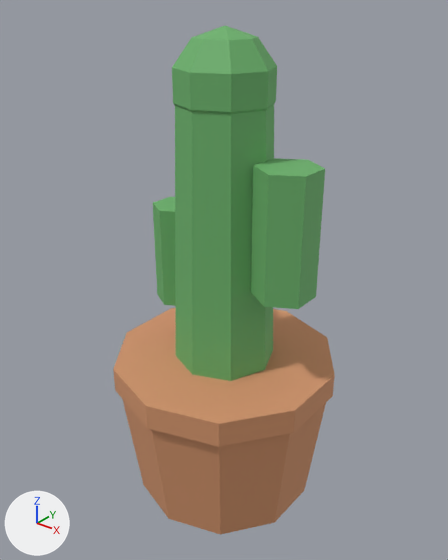
The glTF model assets/models/apartment/cactus_pot.glb, before and after one commit.
Camera for both pictures: a camera (50 mm lens) standing at (0.402, -0.504, 0.595) and looking at (-0.002, 0.001, 0.282). The lights are fixed; the arrows at lower left show +X, +Y and +Z. The first picture is the older version. Vertices at exactly the same position are counted once.

Objects in the first picture: 'cactus_pot'.
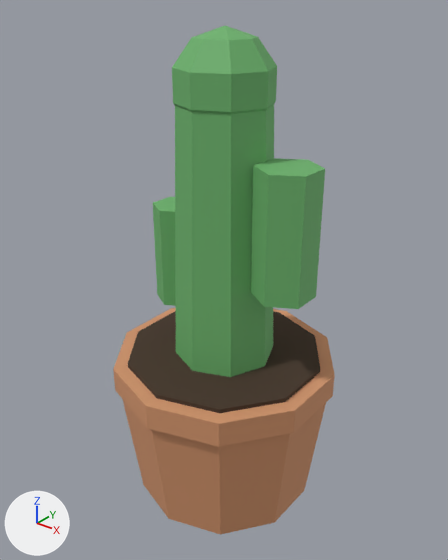
Diff of the bpy script that builds the scene:
```diff
--- a/assets/models/apartment/cactus_pot.glb.py
+++ b/assets/models/apartment/cactus_pot.glb.py
@@ mat_potsoil @@
+mat_potsoil = principled_material('PotSoil')
+mat_potsoil.base_color = (0.06, 0.035, 0.02)  # brown #453527
+mat_potsoil.roughness = 1.0
@@ me_cone_003 @@
 # used by ob_cactus_pot; location = (0.0, 0.0, 0.0)
-me_cone_003.from_pydata(...)  # 114 vertices, 204 faces; spans x -0.128..0.128, y -0.135..0.135, z 0.0..0.555
+me_cone_003.from_pydata(...)  # 134 vertices, 240 faces; spans x -0.128..0.128, y -0.135..0.135, z 0.0..0.555
+# me_cone_003 part 1: a new loose piece, a 10-sided cylinder along z spanning x -0.1122..0.1122, y -0.118..0.118, z 0.184..0.19, in mat_potsoil (brown #453527)
 me_cone_003.materials.append(mat_clay)
 me_cone_003.materials.append(mat_plant)
+me_cone_003.materials.append(mat_potsoil)  # brown #453527
```

Location of each change, [x1, y1, x2, y2] in pixels of the pictures (448 x 560 px):
part 1 of me_cone_003, added (brown)
    after: [128, 311, 320, 413]
